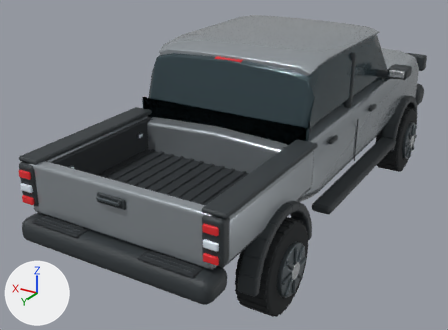
One commit to the Blender file source_blender/dam_pickup.blend: the scene before it, then after it.
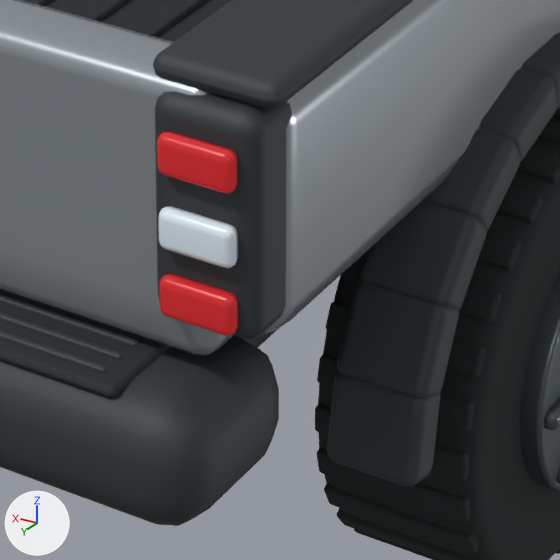
The first picture shows the older version from a camera (50 mm lens) standing at (-3.11, 6.33, 3.48) and looking at (0.4, 0.48, 0.55). The close-ups show the older and then the newer version on the part from 38% to 64% of the width and 60% to 94% of the height of that picture. Only the edits that show in the close-ups are written down. Lighting does not change. The marker at lower left points along +X, +Y and +Z.

The older version as bpy lines, for what is in view:
```python
me_cube_046 = bpy.data.meshes.new('Cube.046')
me_cube_046.from_pydata(...)  # 96 vertices, 98 faces; spans x -0.0685..0.0685, y -0.016..0.016, z -0.0365..0.0365
me_cube_046.materials.append(mat_tail_lamp_ruby)  # red #c72429
me_cube_047 = bpy.data.meshes.new('Cube.047')
me_cube_047.from_pydata(...)  # 96 vertices, 98 faces; spans x -0.0685..0.0685, y -0.016..0.016, z -0.0365..0.0365
me_cube_047.materials.append(mat_reverse_lamp_clear)  # pale blue #e8f5ff
me_cube_048 = bpy.data.meshes.new('Cube.048')
me_cube_048.from_pydata(...)  # 96 vertices, 98 faces; spans x -0.0685..0.0685, y -0.016..0.016, z -0.0365..0.0365
me_cube_048.materials.append(mat_tail_lamp_ruby)  # red #c72429
me_cylinder_003 = bpy.data.meshes.new('Cylinder.003')
me_cylinder_003.from_pydata(...)  # 192 vertices, 162 faces; spans x -0.433..0.433, y -0.433..0.433, z -0.163..0.163
me_cylinder_003.materials.append(mat_off_road_black_rubber)  # black #1d2123
ob_all_terrain_tire_001 = bpy.data.objects.new('All terrain tire.001', me_cylinder_003)
ob_all_terrain_tire_001.parent = ob_dam_pickup
ob_all_terrain_tire_001.location = (-1.012, 1.96, 0.433)
ob_all_terrain_tire_001.rotation_euler = (0.0, 1.571, 0.0)  # degrees (0, 90, 0)
ob_rear_lamp_lens = bpy.data.objects.new('Rear lamp lens', me_cube_046)
ob_rear_lamp_lens.parent = ob_dam_pickup
ob_rear_lamp_lens.location = (-0.965, 2.941, 0.99)
ob_rear_lamp_lens_001 = bpy.data.objects.new('Rear lamp lens.001', me_cube_047)
ob_rear_lamp_lens_001.parent = ob_dam_pickup
ob_rear_lamp_lens_001.location = (-0.965, 2.941, 1.11)
ob_rear_lamp_lens_002 = bpy.data.objects.new('Rear lamp lens.002', me_cube_048)
ob_rear_lamp_lens_002.parent = ob_dam_pickup
ob_rear_lamp_lens_002.location = (-0.965, 2.941, 1.24)
# also in view: 'Cargo floor rib.003' at (-0.38, 2.04, 0.98); 'Raised tread block.053' at (-1.01, 2.3, 0.17); 'Raised tread block.031' at (-1.01, 2.3, 0.7); 'Raised tread block.033' at (-1.01, 2.15, 0.82); 'Rear bumper step tread.002' at (-0.59, 2.94, 0.85)
```
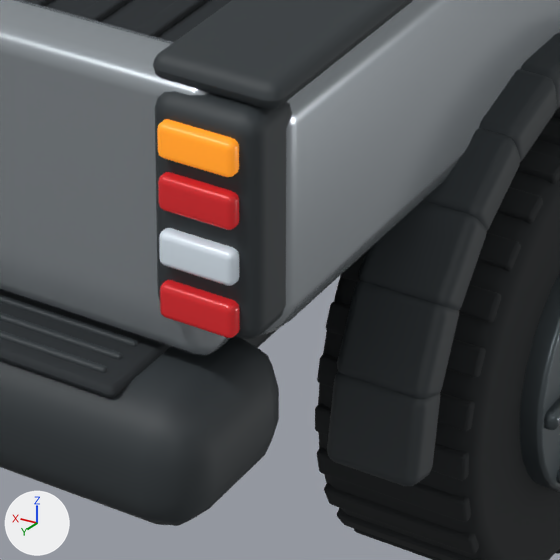
Where the change shows, as pixel boxes (x1, y1, x2, y2) in the close-ups (560 x 560 px):
'Rear lamp lens.002', deleted (red)
    before: (157, 131, 237, 193)
'Rear lamp lens.001', deleted (pale blue)
    before: (158, 206, 238, 268)
'Rear lamp lens', deleted (red)
    before: (159, 274, 238, 336)
'Rear indicator lens', added (orange)
    after: (157, 119, 239, 177)
'Rear brake lamp lens', added (red)
    after: (158, 172, 239, 230)
'Rear reversing lens', added (pale blue)
    after: (159, 228, 239, 286)
'Rear tail lamp lens', added (red)
    after: (160, 280, 240, 338)

Diff of the bpy script that builds the scene:
```diff
--- a/source_blender/dam_pickup.blend.py
+++ b/source_blender/dam_pickup.blend.py
@@ me_cube_049_1 @@
+me_cube_049_1.from_pydata(...)  # 96 vertices, 98 faces; spans x -0.0685..0.0685, y -0.016..0.016, z -0.031..0.031
+me_cube_049_1.materials.append(mat_amber_markers)  # orange #f99724, glowing orange #f99724
@@ me_cube_048_1 @@
+me_cube_048_1.from_pydata(...)  # 96 vertices, 98 faces; spans x -0.0685..0.0685, y -0.016..0.016, z -0.031..0.031
+me_cube_048_1.materials.append(mat_tail_lamp_ruby)  # red #c72429
@@ me_cube_047_1 @@
+me_cube_047_1.from_pydata(...)  # 96 vertices, 98 faces; spans x -0.0685..0.0685, y -0.016..0.016, z -0.031..0.031
+me_cube_047_1.materials.append(mat_reverse_lamp_clear)  # pale blue #e8f5ff
@@ me_cube_046_1 @@
+me_cube_046_1.from_pydata(...)  # 96 vertices, 98 faces; spans x -0.0685..0.0685, y -0.016..0.016, z -0.031..0.031
+me_cube_046_1.materials.append(mat_tail_lamp_ruby)  # red #c72429
@@ ob_rear_lamp_lens @@
-ob_rear_lamp_lens = bpy.data.objects.new('Rear lamp lens', me_cube_046)
-ob_rear_lamp_lens.parent = ob_dam_pickup
-ob_rear_lamp_lens.location = (-0.965, 2.941, 0.99)
@@ ob_rear_lamp_lens_001 @@
-ob_rear_lamp_lens_001 = bpy.data.objects.new('Rear lamp lens.001', me_cube_047)
-ob_rear_lamp_lens_001.parent = ob_dam_pickup
-ob_rear_lamp_lens_001.location = (-0.965, 2.941, 1.11)
@@ ob_rear_lamp_lens_002 @@
-ob_rear_lamp_lens_002 = bpy.data.objects.new('Rear lamp lens.002', me_cube_048)
-ob_rear_lamp_lens_002.parent = ob_dam_pickup
-ob_rear_lamp_lens_002.location = (-0.965, 2.941, 1.24)
@@ ob_rear_indicator_lens @@
+ob_rear_indicator_lens = bpy.data.objects.new('Rear indicator lens', me_cube_049_1)
+ob_rear_indicator_lens.parent = ob_dam_pickup
+ob_rear_indicator_lens.location = (-0.965, 2.937, 1.263)
@@ ob_rear_brake_lamp_lens @@
+ob_rear_brake_lamp_lens = bpy.data.objects.new('Rear brake lamp lens', me_cube_048_1)
+ob_rear_brake_lamp_lens.parent = ob_dam_pickup
+ob_rear_brake_lamp_lens.location = (-0.965, 2.937, 1.172)
@@ ob_rear_reversing_lens @@
+ob_rear_reversing_lens = bpy.data.objects.new('Rear reversing lens', me_cube_047_1)
+ob_rear_reversing_lens.parent = ob_dam_pickup
+ob_rear_reversing_lens.location = (-0.965, 2.937, 1.074)
@@ ob_rear_tail_lamp_lens @@
+ob_rear_tail_lamp_lens = bpy.data.objects.new('Rear tail lamp lens', me_cube_046_1)
+ob_rear_tail_lamp_lens.parent = ob_dam_pickup
+ob_rear_tail_lamp_lens.location = (-0.965, 2.937, 0.981)
```
